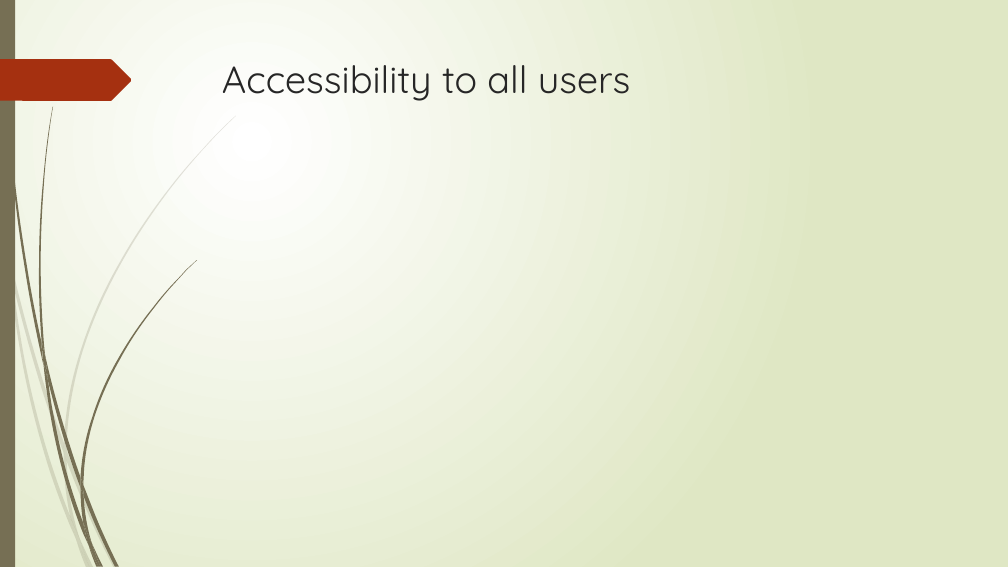
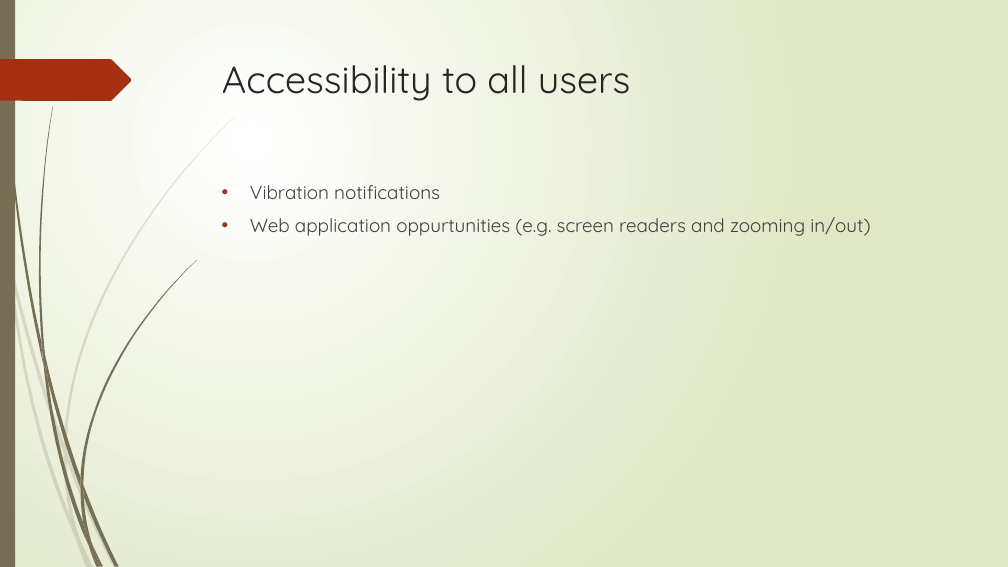
Before and after one commit to bournemouth17/team-5, a slide deck: slide 8 of RNLI.pptx. Drawn at 1008x567 pixels with LibreOffice and Linux fonts; fonts in the diff are those of the drawing. Boxes give left, top, right and bottom in pixels: in the first picture for what was removed or moved away, otherwise in the second. Text is boxed around its words. In the diff, an @@ line names an element or a change of style, - is before the commit and + after.

```diff
--- a/RNLI.pptx
+++ b/RNLI.pptx
@@ text added at (x1=250, y1=185, x2=870, y2=236), 18 pt, text #404040 @@
+• Vibration notifications
+• Web application oppurtunities (e.g. screen readers and zooming in/out)
```
Also in this commit, not shown: 5 other slides changed.
